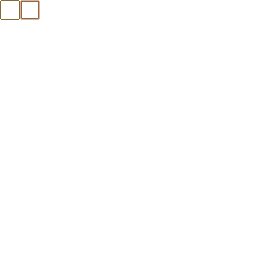
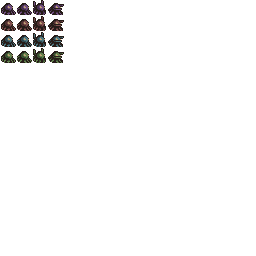
Comparing the layer stacks of the two 256 x 256 images. Changes:
hid "ui" over [0, 0, 40, 20]
showed "enemies", painted on it over [1, 0, 64, 63]
